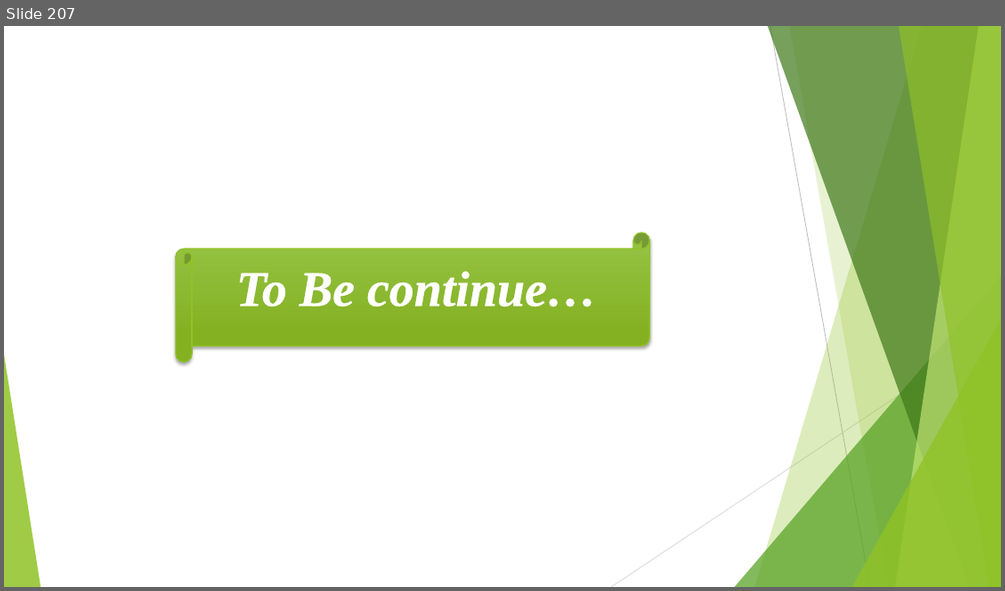
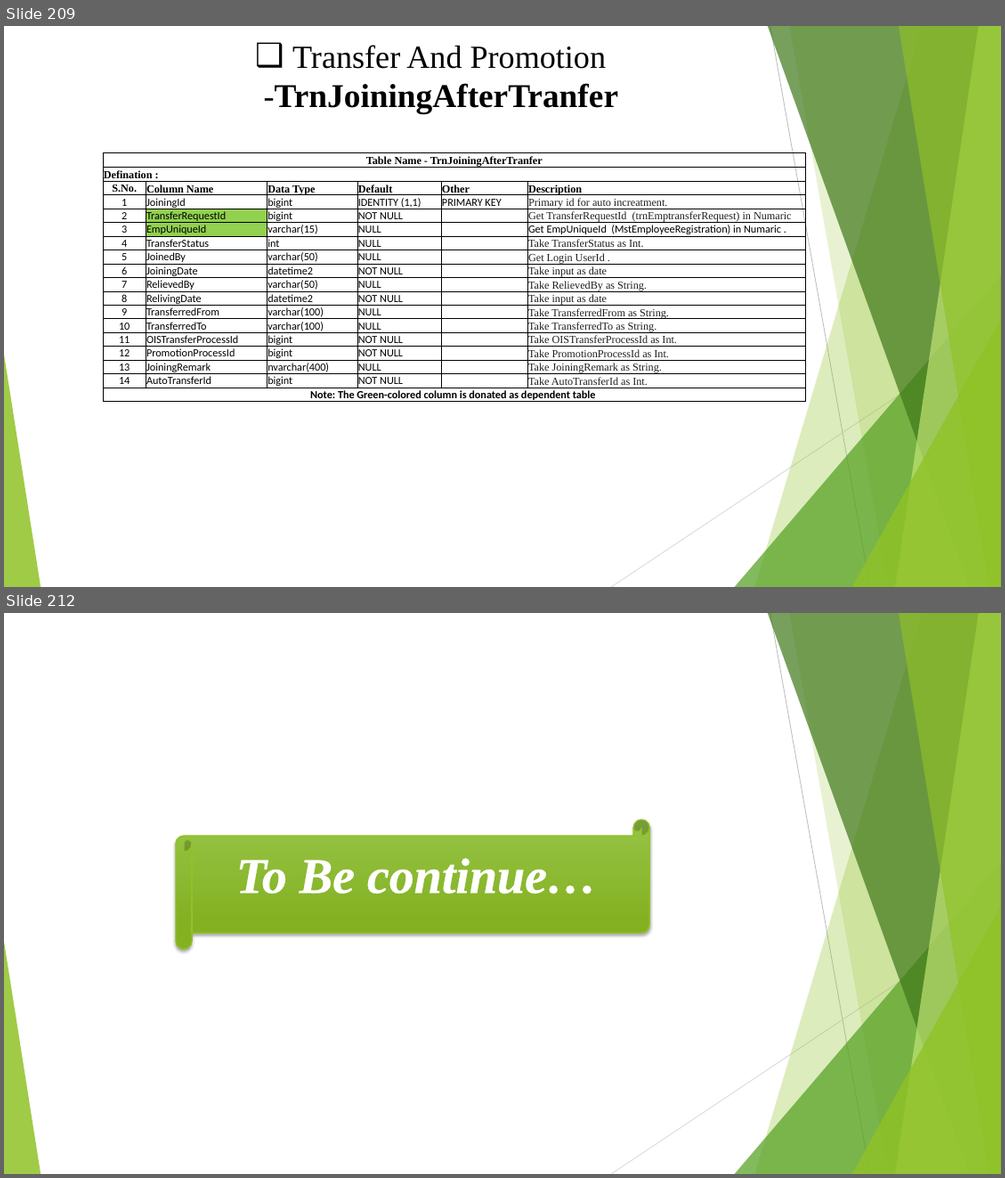
Before and after one commit to SFA-Technologies-Pvt-Ltd/School_EducationPortal3.0_tableSchema, a slide deck: SchoolEducationPortal3.0_DB_Structure_18-05-2024 - Kapil.pptx. Shown one above the other, each under a label of ours: slide 207 before the commit, slides 209 and 212 after it; the slides between them are not shown. The pictures are 1005x591 and 1005x1178 pixels, drawn with LibreOffice and Linux fonts; fonts in the diff are those of the drawing. Boxes give left, top, right and bottom in pixels: in the first picture for what was removed or moved away, otherwise in the second. Text is boxed around its words. In the diff, an @@ line names an element or a change of style, - is before the commit and + after.

```diff
--- a/SchoolEducationPortal3.0_DB_Structure_18-05-2024 - Kapil.pptx
+++ b/SchoolEducationPortal3.0_DB_Structure_18-05-2024 - Kapil.pptx
@@ slide 209 added at (x1=4, y1=26, x2=1001, y2=587), background #FFFFFF; not listed: 10 template elements that a slide beside it also shows @@
@@ text added at (x1=275, y1=45, x2=618, y2=113), 32 pt, text #000000, bold @@
+❑ Transfer And Promotion -TrnJoiningAfterTranfer
@@ table added at (x1=103, y1=153, x2=806, y2=405), 18 rows, 6 columns @@
+Table Name - TrnJoiningAfterTranfer |  |  |  |  | 
+Defination : |  |  |  |  | 
+S.No. | Column Name | Data Type | Default | Other | Description
+1 | JoiningId | bigint | IDENTITY (1,1) | PRIMARY KEY | Primary id for auto increatment.
+2 | TransferRequestId | bigint | NOT NULL |  | Get TransferRequestId (trnEmptransferRequest) in Numaric
+3 | EmpUniqueId | varchar(15) | NULL |  | Get EmpUniqueId (MstEmployeeRegistration) in Numaric .
+4 | TransferStatus | int | NULL |  | Take TransferStatus as Int.
+5 | JoinedBy | varchar(50) | NULL |  | Get Login UserId .
+6 | JoiningDate | datetime2 | NOT NULL |  | Take input as date
+7 | RelievedBy | varchar(50) | NULL |  | Take RelievedBy as String.
+8 | RelivingDate | datetime2 | NOT NULL |  | Take input as date
+9 | TransferredFrom | varchar(100) | NULL |  | Take TransferredFrom as String.
+10 | TransferredTo | varchar(100) | NULL |  | Take TransferredTo as String.
+11 | OISTransferProcessId | bigint | NOT NULL |  | Take OISTransferProcessId as Int.
+12 | PromotionProcessId | bigint | NOT NULL |  | Take PromotionProcessId as Int.
+13 | JoiningRemark | nvarchar(400) | NULL |  | Take JoiningRemark as String.
+14 | AutoTransferId | bigint | NOT NULL |  | Take AutoTransferId as Int.
+Note: The Green-colored column is donated as dependent table |  |  |  |  | 
@@ what was slide 207 is now slide 212 @@
```
Also in this commit, not shown: 10 other slides added, 6 slides removed, 10 other files.
